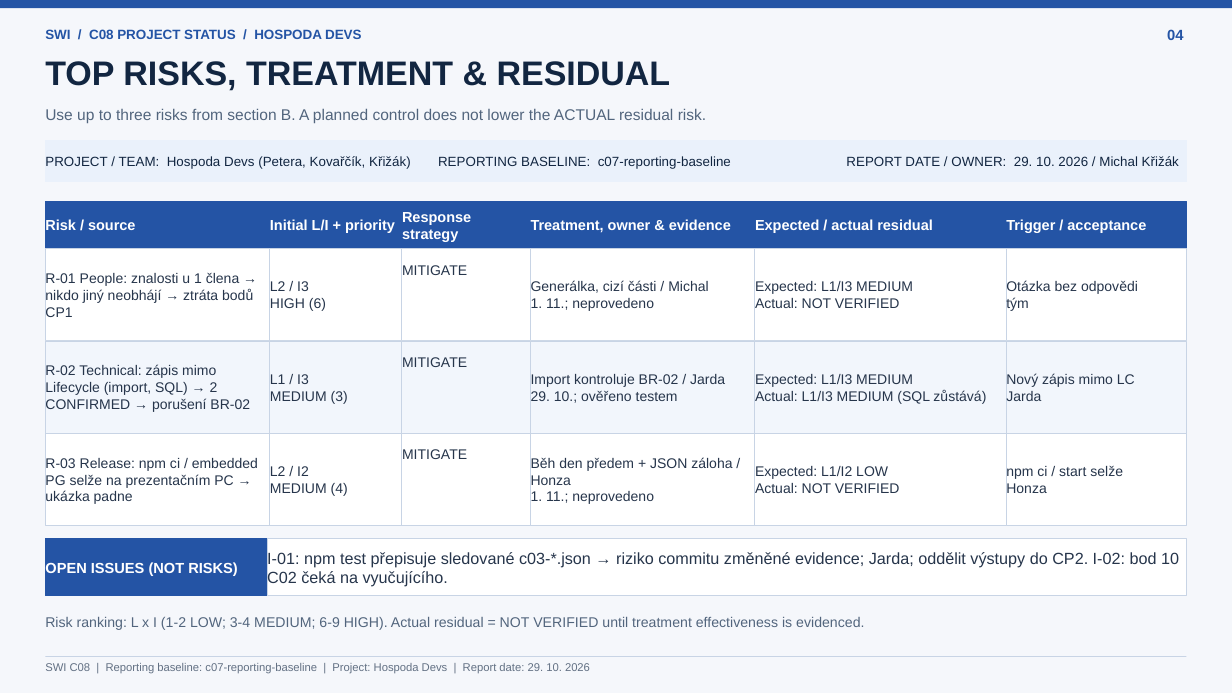
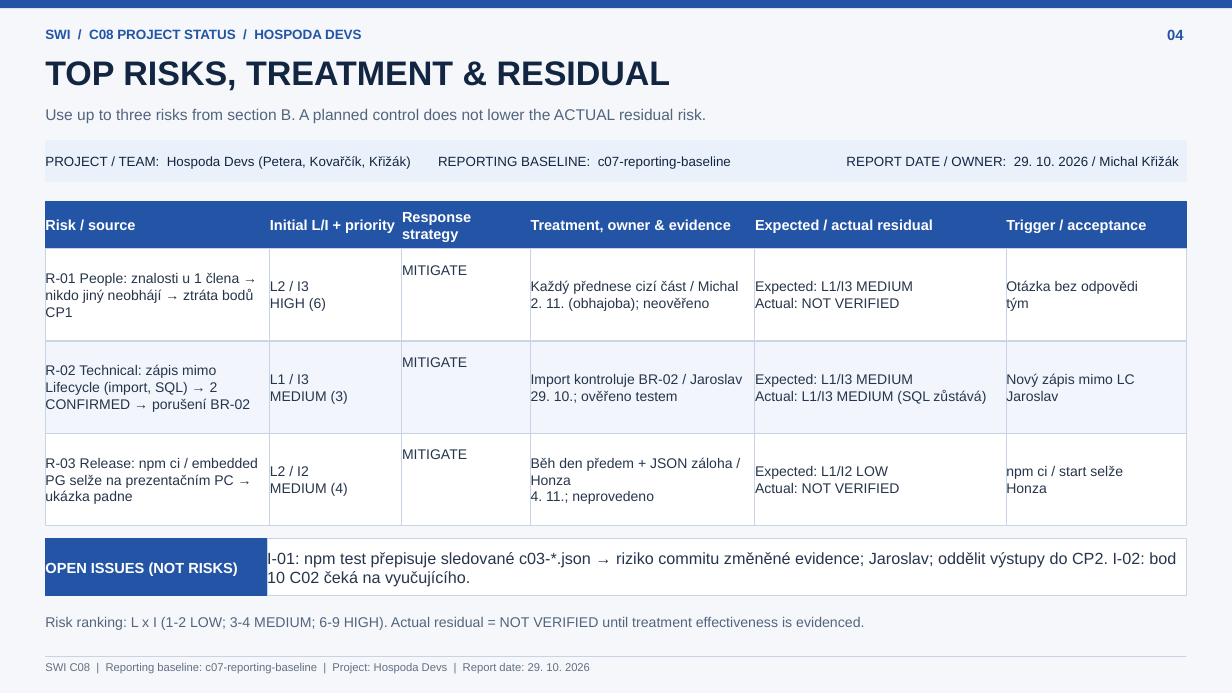
Before and after one commit to jaroslavpetera/swi_project, a slide deck: slide 4 of docs/c08-project-status.pptx. Drawn at 1232x693 pixels with LibreOffice and Linux fonts; fonts in the diff are those of the drawing. Boxes give left, top, right and bottom in pixels: in the first picture for what was removed or moved away, otherwise in the second. Text is boxed around its words. In the diff, an @@ line names an element or a change of style, - is before the commit and + after.

```diff
--- a/docs/c08-project-status.pptx
+++ b/docs/c08-project-status.pptx
@@ text in rectangle at [531,280,739,311]: text changed @@
-Generálka, cizí části / Michal
-1. 11.; neprovedeno
+Každý přednese cizí část / Michal
+2. 11. (obhajoba); neověřeno
@@ text in rectangle at [531,374,742,387]: text changed @@
-Import kontroluje BR-02 / Jarda
+Import kontroluje BR-02 / Jaroslav
@@ text in rectangle at [1006,390,1058,405]: text changed @@
-Jarda
+Jaroslav
@@ text in rectangle at [531,491,654,504]: text changed @@
-1. 11.; neprovedeno
+4. 11.; neprovedeno
@@ text in rectangle at [267,550,1176,587]: text changed @@
-I-01: npm test přepisuje sledované c03-*.json → riziko commitu změněné evidence; Jarda; oddělit výstupy do CP2. I-02: bod 10 C02 čeká na vyučujícího.
+I-01: npm test přepisuje sledované c03-*.json → riziko commitu změněné evidence; Jaroslav; oddělit výstupy do CP2. I-02: bod 10 C02 čeká na vyučujícího.
```
Also in this commit, not shown: 4 other slides changed.
